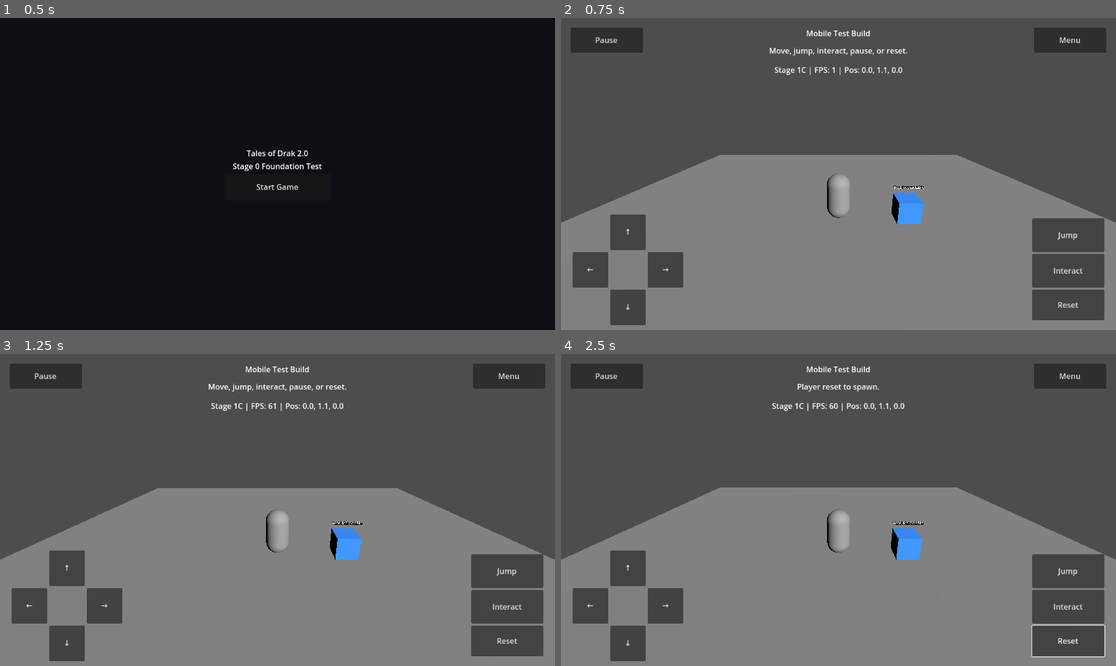
Above: before the commit, frames 1-4 (two rows, left to right).
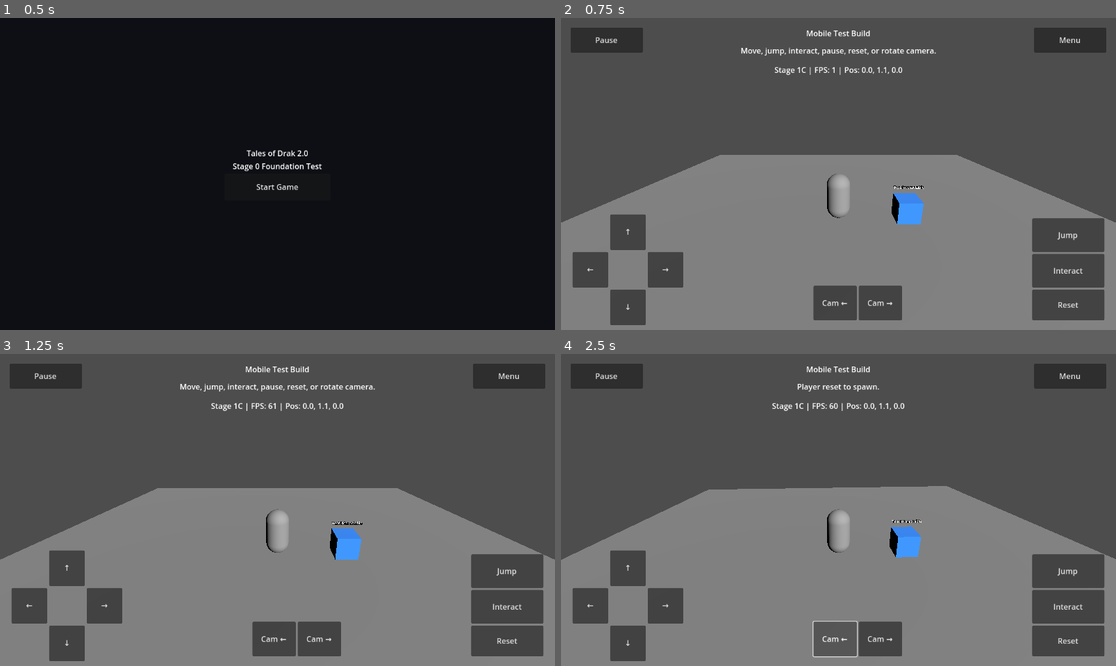
Above: after the commit, the same moments.

Repository: tristanvickery20/Tales-of-Drak-2.0
Game: Godot game, scene res://scenes/main_menu/main_menu.tscn
Same seed, same stepped clock (60 frames per second), same inputs: the game is played once before the commit and once after it.
Inputs (mouse positions are in pixels of both pictures, inside the frame that each line leads up to):
- Up to frame 1 (0.5 s): no input
- Up to frame 2 (0.75 s): click "Start Game" at 0.5 s
- Up to frame 3 (1.25 s): no input
- Up to frame 4 (2.5 s): click "Reset" at 1.25 s; click (832, 637) at 2 s, where only the run after the commit has a clickable "Cam ←"

Frame 1 is identical in both runs. In frame 2, 2.1% of the frame differs, in the area x 32-68%, y 9-97%; in frame 3, 2.1%; in frame 4, 2.5%, in the area x 0-100%, y 42-98%.

Commit message:
Add mobile camera orbit controls

Diff:
--- a/scripts/mobile_test_controls.gd
+++ b/scripts/mobile_test_controls.gd
@@ -3,12 +3,14 @@
 const MAIN_MENU_SCENE := "res://scenes/main_menu/main_menu.tscn"
 
 @onready var player: Node = get_node_or_null("../PlaceholderPlayer")
+@onready var camera: Node = get_node_or_null("../Camera3D")
 @onready var status_label: Label = get_node_or_null("Controls/StatusLabel") as Label
 @onready var debug_label: Label = get_node_or_null("Controls/DebugLabel") as Label
 @onready var pause_panel: Control = get_node_or_null("Controls/PausePanel") as Control
 @onready var pause_button: Button = get_node_or_null("Controls/PauseButton") as Button
 
 var _move_input := Vector2.ZERO
+var _orbit_input := 0.0
 var _paused := false
 
 func _ready() -> void:
@@ -20,6 +22,8 @@
 	_connect_button("Controls/MovePad/DownButton", Vector2(0, 1))
 	_connect_button("Controls/MovePad/LeftButton", Vector2(-1, 0))
 	_connect_button("Controls/MovePad/RightButton", Vector2(1, 0))
+	_connect_orbit_button("Controls/CameraButtons/CameraLeftButton", -1.0)
+	_connect_orbit_button("Controls/CameraButtons/CameraRightButton", 1.0)
 
 	var jump_button := get_node_or_null("Controls/ActionButtons/JumpButton")
 	if jump_button != null:
@@ -49,11 +53,14 @@
 		pause_menu_button.pressed.connect(_on_back_to_menu_pressed)
 
 	_set_paused(false)
-	_set_status("Move, jump, interact, pause, or reset.")
+	_set_status("Move, jump, interact, pause, reset, or rotate camera.")
 
 func _process(_delta: float) -> void:
 	if not _paused and player != null and player.has_method("set_move_input"):
 		player.set_move_input(_move_input)
+
+	if camera != null and camera.has_method("set_orbit_input"):
+		camera.set_orbit_input(_orbit_input if not _paused else 0.0)
 
 	if debug_label != null and player != null and player.has_method("get_debug_summary"):
 		debug_label.text = str(player.get_debug_summary())
@@ -72,7 +79,7 @@
 		new_debug_label.offset_right = -20.0
 		new_debug_label.offset_bottom = 130.0
 		new_debug_label.horizontal_alignment = HORIZONTAL_ALIGNMENT_CENTER
-		new_debug_label.text = "Stage 1B debug ready"
+		new_debug_label.text = "Stage 1C debug ready"
 		controls.add_child(new_debug_label)
 
 	if get_node_or_null("Controls/PauseButton") == null:
@@ -95,6 +102,29 @@
 		reset_button.text = "Reset"
 		action_buttons.add_child(reset_button)
 
+	if get_node_or_null("Controls/CameraButtons") == null:
+		var camera_buttons := HBoxContainer.new()
+		camera_buttons.name = "CameraButtons"
+		camera_buttons.set_anchors_preset(Control.PRESET_BOTTOM_WIDE)
+		camera_buttons.offset_left = 270.0
+		camera_buttons.offset_top = -92.0
+		camera_buttons.offset_right = -190.0
+		camera_buttons.offset_bottom = -20.0
+		camera_buttons.alignment = BoxContainer.ALIGNMENT_CENTER
+		controls.add_child(camera_buttons)
+
+		var camera_left_button := Button.new()
+		camera_left_button.name = "CameraLeftButton"
+		camera_left_button.custom_minimum_size = Vector2(90, 64)
+		camera_left_button.text = "Cam ←"
+		camera_buttons.add_child(camera_left_button)
+
+		var camera_right_button := Button.new()
+		camera_right_button.name = "CameraRightButton"
+		camera_right_button.custom_minimum_size = Vector2(90, 64)
+		camera_right_button.text = "Cam →"
+		camera_buttons.add_child(camera_right_button)
+
 	if get_node_or_null("Controls/PausePanel") == null:
 		var panel := Panel.new()
 		panel.name = "PausePanel"
@@ -131,6 +161,7 @@
 		box.add_child(menu_button)
 
 func _refresh_optional_nodes() -> void:
+	camera = get_node_or_null("../Camera3D")
 	status_label = get_node_or_null("Controls/StatusLabel") as Label
 	debug_label = get_node_or_null("Controls/DebugLabel") as Label
 	pause_panel = get_node_or_null("Controls/PausePanel") as Control
@@ -152,6 +183,22 @@
 		_clamp_move_input()
 	)
 
+func _connect_orbit_button(path: String, direction: float) -> void:
+	var button := get_node_or_null(path)
+	if button == null:
+		push_warning("Missing camera orbit button: " + path)
+		return
+	button.button_down.connect(func() -> void:
+		if _paused:
+			return
+		_orbit_input += direction
+		_orbit_input = clampf(_orbit_input, -1.0, 1.0)
+	)
+	button.button_up.connect(func() -> void:
+		_orbit_input -= direction
+		_orbit_input = clampf(_orbit_input, -1.0, 1.0)
+	)
+
 func _clamp_move_input() -> void:
 	_move_input.x = clampf(_move_input.x, -1.0, 1.0)
 	_move_input.y = clampf(_move_input.y, -1.0, 1.0)
@@ -175,6 +222,7 @@
 	if player != null and player.has_method("reset_to_spawn"):
 		player.reset_to_spawn()
 	_move_input = Vector2.ZERO
+	_orbit_input = 0.0
 	_set_status("Player reset to spawn.")
 
 func _on_pause_pressed() -> void:
@@ -192,8 +240,11 @@
 	get_tree().paused = value
 	process_mode = Node.PROCESS_MODE_ALWAYS
 	_move_input = Vector2.ZERO
+	_orbit_input = 0.0
 	if player != null and player.has_method("set_move_input"):
 		player.set_move_input(Vector2.ZERO)
+	if camera != null and camera.has_method("set_orbit_input"):
+		camera.set_orbit_input(0.0)
 	if pause_panel != null:
 		pause_panel.visible = value
 	if pause_button != null:
